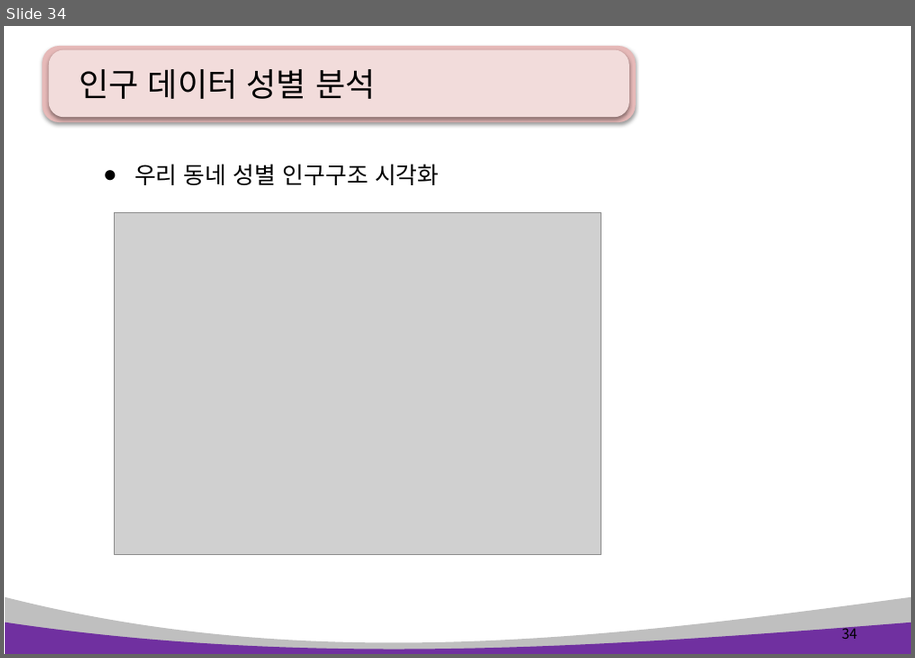
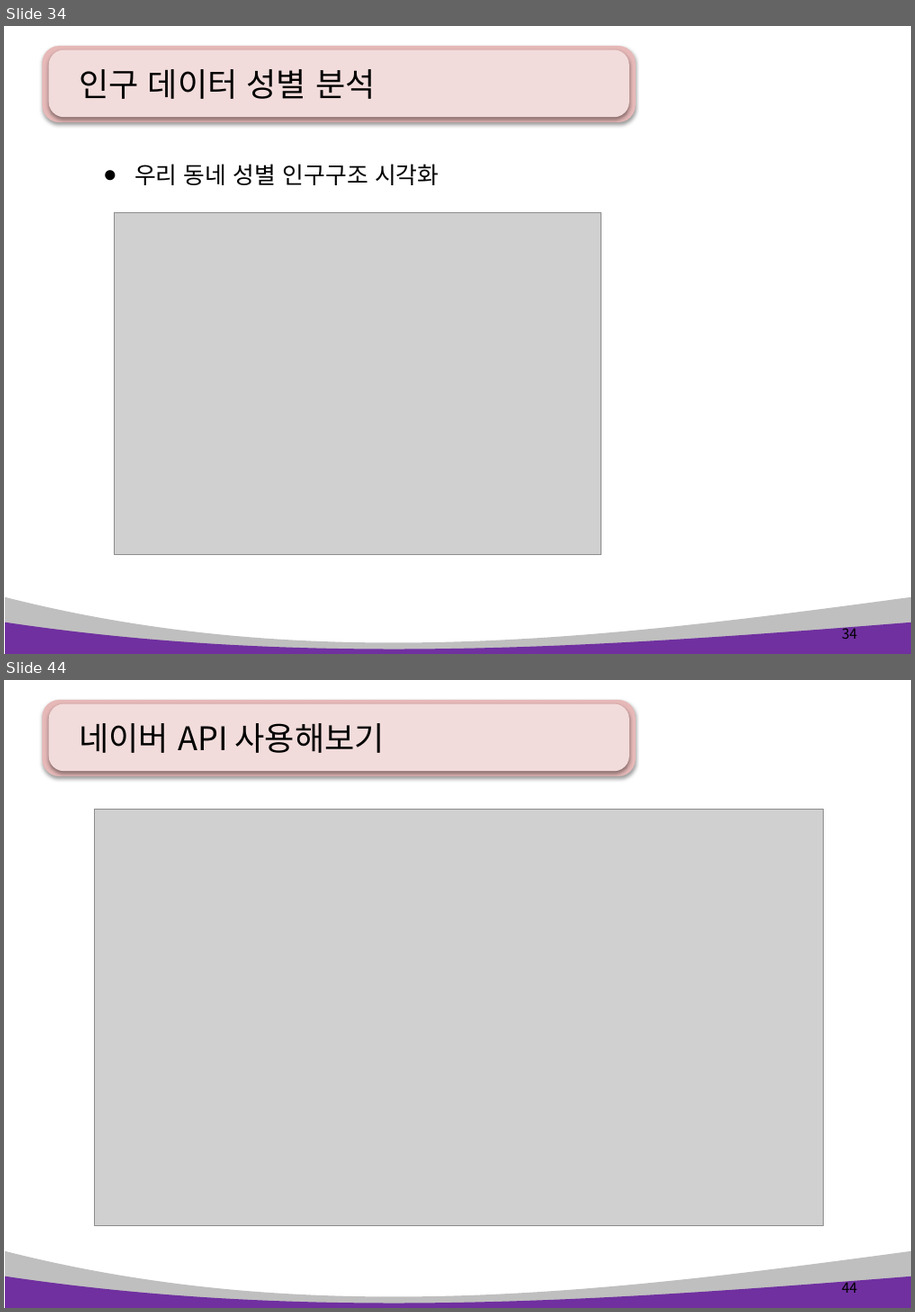
Before and after one commit to pshho/ngreen_project, a slide deck: pyWorks/자료/python_ppt/Python 14장. 데이터 분석 및 시각화2 .pptx. Shown one above the other, each under a label of ours: slide 34 before the commit, slides 34 and 44 after it; the slides between them are not shown. The pictures are 915x658 and 915x1312 pixels, drawn with LibreOffice and Linux fonts; fonts in the diff are those of the drawing; grey boxes stand for pictures. Boxes give left, top, right and bottom in pixels: in the first picture for what was removed or moved away, otherwise in the second. Text is boxed around its words. In the diff, an @@ line names an element or a change of style, - is before the commit and + after.

```diff
--- a/pyWorks/자료/python_ppt/Python 14장. 데이터 분석 및 시각화2 .pptx
+++ b/pyWorks/자료/python_ppt/Python 14장. 데이터 분석 및 시각화2 .pptx
@@ slide 44 added at [4, 680, 911, 1308], background #FFFFFF; not listed: 4 template elements that a slide beside it also shows @@
@@ title added at [79, 723, 385, 753], 28 pt, text #000000 @@
+네이버 API 사용해보기
@@ picture added at [95, 810, 824, 1227] @@
@@ page number added at [842, 1279, 857, 1293], 12 pt, text #000000 @@
+44
```
Also in this commit, not shown: 12 other slides added, 11 other files.
